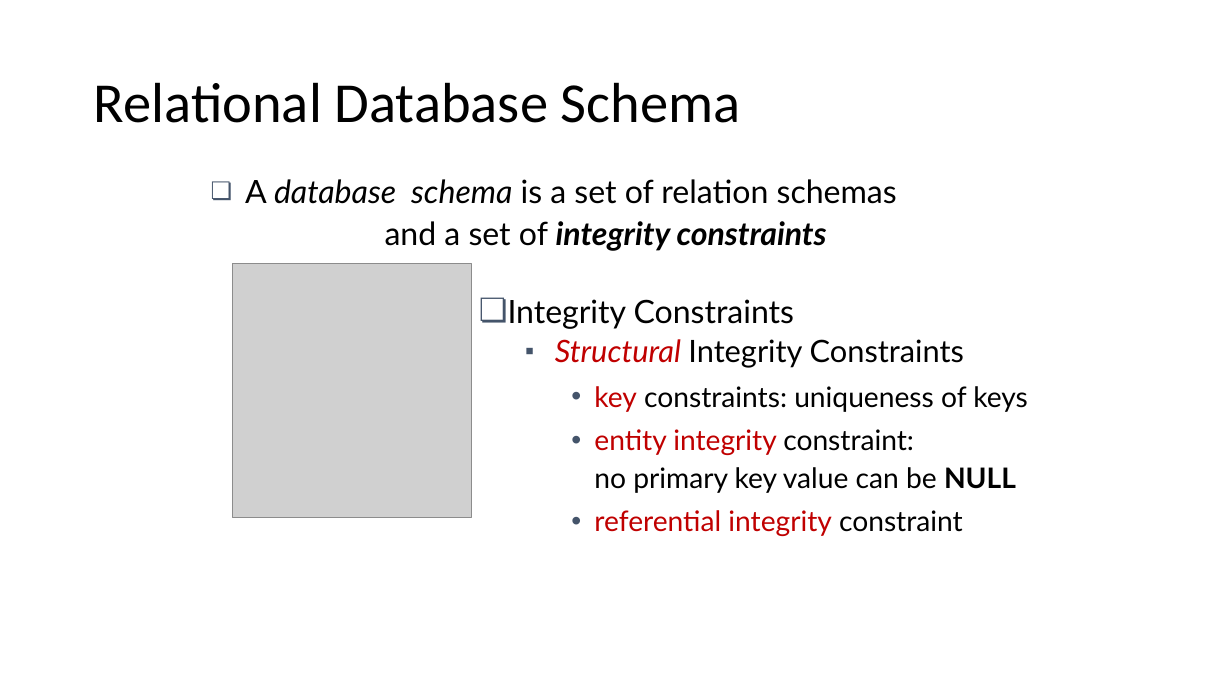
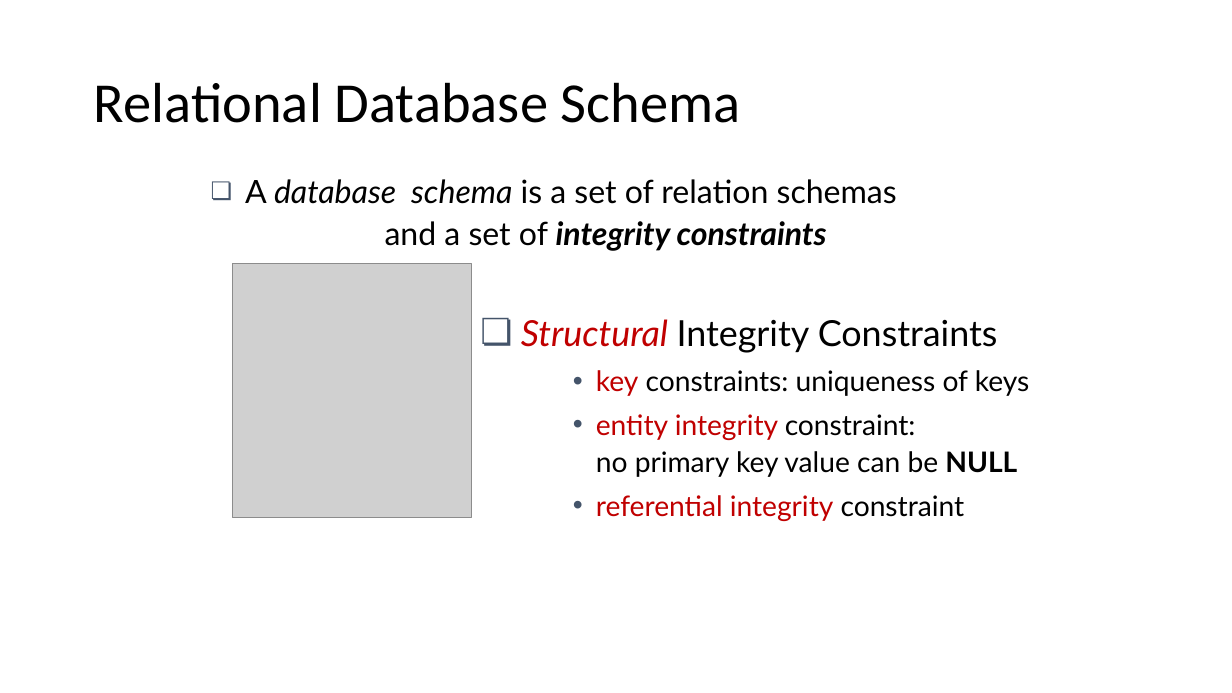
Before and after one commit to RCEatPitt/data-basics-fall-2018, a slide deck: slide 11 of 7 - databases one/Part 1 - Introduction to the Relational Model.pptx (slide 9 before the commit). Drawn at 1232x693 pixels with LibreOffice and Linux fonts; fonts in the diff are those of the drawing; grey boxes stand for pictures. Boxes give left, top, right and bottom in pixels: in the first picture for what was removed or moved away, otherwise in the second. Text is boxed around its words. In the diff, an @@ line names an element or a change of style, - is before the commit and + after.

```diff
--- a/7 - databases one/Part 1 - Introduction to the Relational Model.pptx
+++ b/7 - databases one/Part 1 - Introduction to the Relational Model.pptx
@@ text "Structural Integrity Constraints": place and size @@
-text "Structural Integrity Constraints" at box(508, 299, 1027, 536)
+text "Structural Integrity Constraints" at box(521, 319, 1029, 521)
@@ text at box(508, 299, 794, 329): paragraph removed @@
-❏ Integrity Constraints
@@ text at box(521, 319, 998, 353): size 24 to 28 pt in "Structural Integrity Constraints"; bullet ▪ to ❏; list level 2 to 1 in "Structural Integrity Constraints"; line spacing 0.9 to 1.2 @@
```
Also in this commit, not shown: 8 other slides changed, 4 slides added, 2 slides removed.
